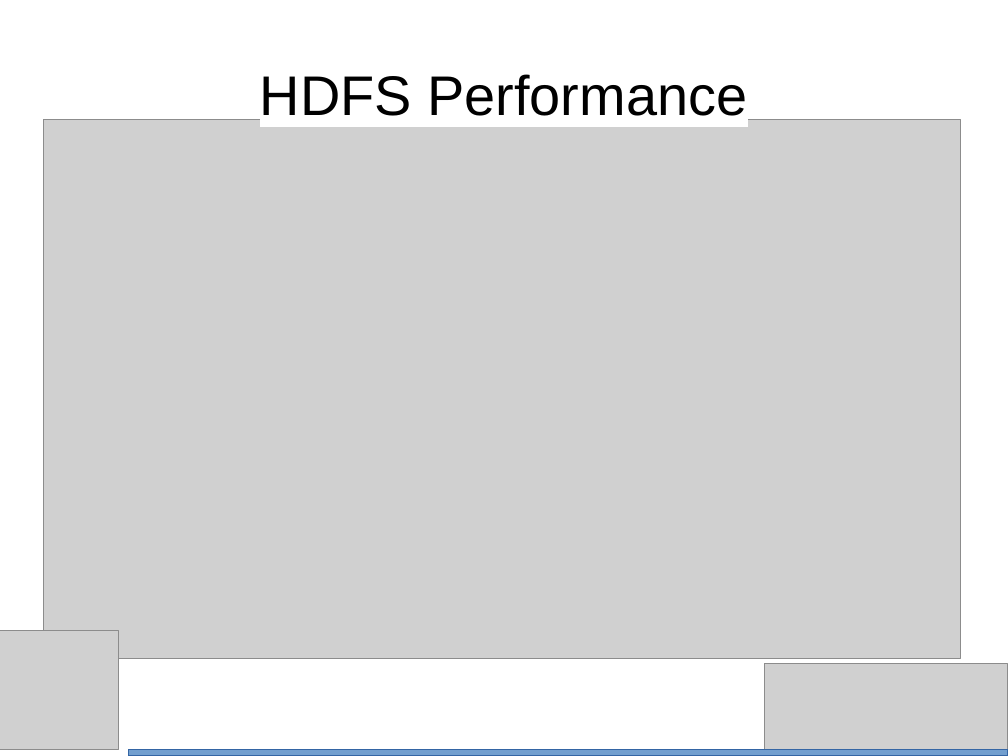
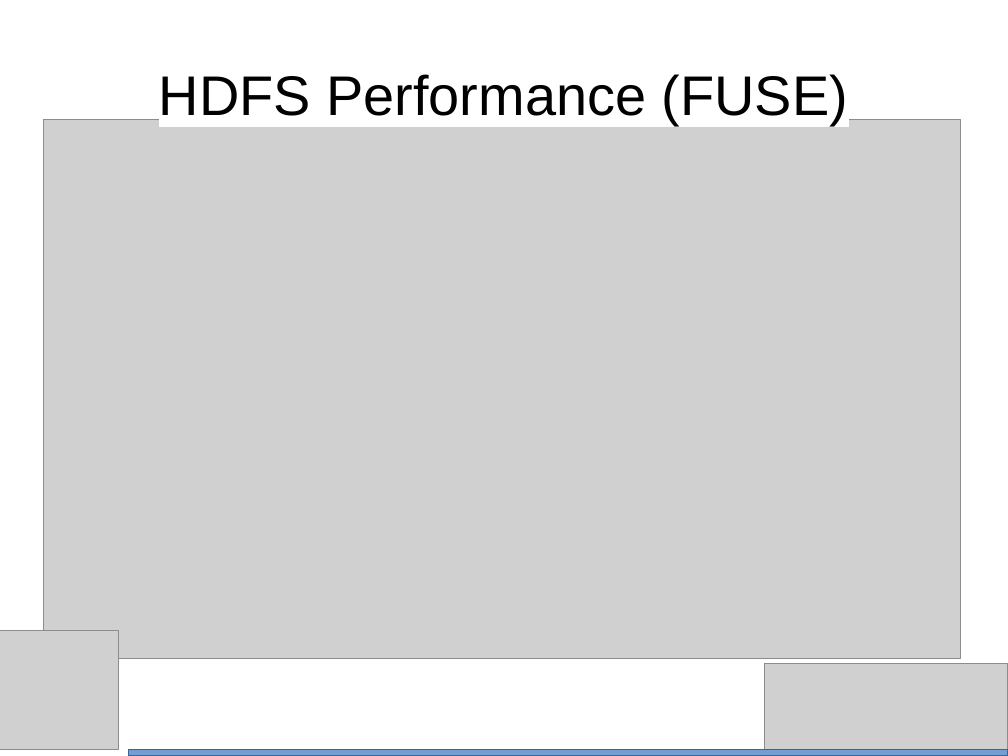
Before and after one commit to bth5032/CMS, a slide deck: slide 9 of Summer_2015/IOHeavyCI/Results/Powerpoint/performance.odp. Drawn at 1008x756 pixels with LibreOffice and Linux fonts; fonts in the diff are those of the drawing; grey boxes stand for pictures. Boxes give left, top, right and bottom in pixels: in the first picture for what was removed or moved away, otherwise in the second. Text is boxed around its words. In the diff, an @@ line names an element or a change of style, - is before the commit and + after.

```diff
--- a/Summer_2015/IOHeavyCI/Results/Powerpoint/performance.odp
+++ b/Summer_2015/IOHeavyCI/Results/Powerpoint/performance.odp
@@ title at box(159, 74, 848, 125): text changed @@
-HDFS Performance
+HDFS Performance (FUSE)
```
Also in this commit, not shown: 4 other slides changed, 2 slides added, 5 other files.
